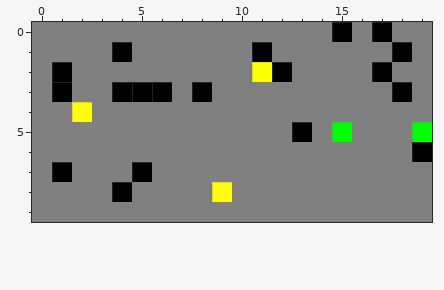
Two versions of one pixel-art sprite, CPS-Projet/savedFin.png. That is the earlier state.
The file is 800x400 pixels, drawn in blocks of 40x40; one block is one cell here.
New version:
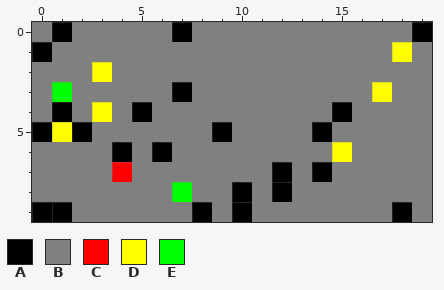
Palette (. is transparent): A #000000  B #808080  C #ff0000  D #ffff00  E #00ff00
The exact change:
Changed rows in their new state; - is an unchanged pixel.
first column x 0:
 0 -A-----A-------B-B-A
 1 A---B------B------D-
 2 -B-D-------BB----B--
 3 -E--BBBAB--------DB-
 4 -ABD-A---------A----
 5 ADA------A---BAB---B
 6 ----A-A--------D---B
 7 -B--CB------A-A-----
 8 ----B--E-BA-A-------
 9 AA------A-A-------A-
Boxes around the changes in both pictures, in picture pixels (x1, y1, x2, y2):
changed: (32, 22, 432, 222)
